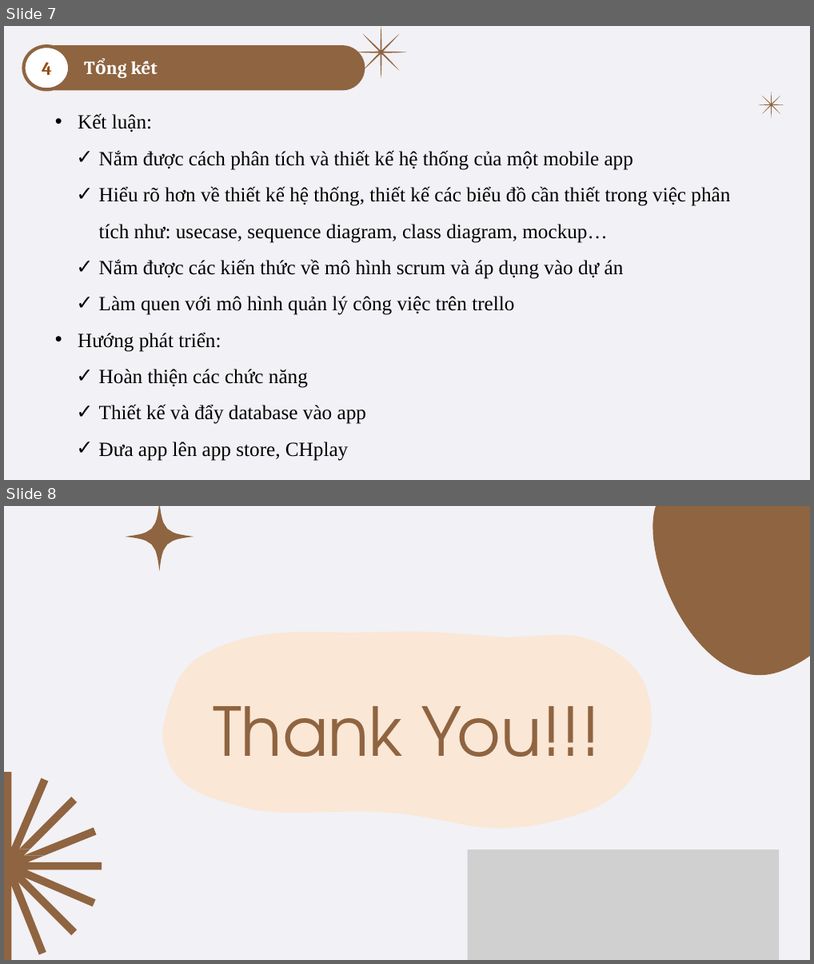
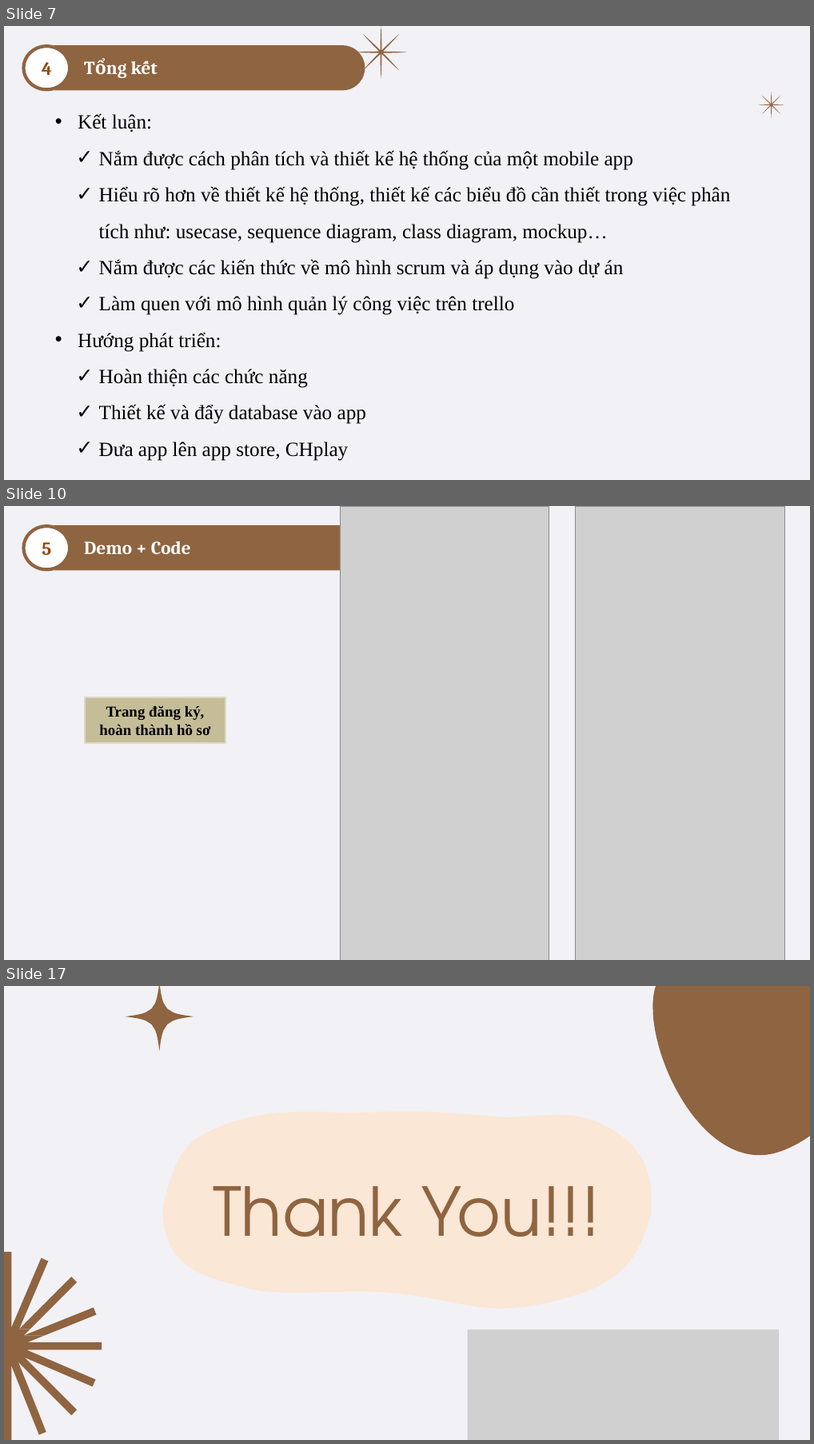
Before and after one commit to QuyenNha/THLTUDDN, a slide deck: Final_Nhom4_BaoCao3_45K14.pptx. Shown one above the other, each under a label of ours: slides 7 and 8 before the commit, slides 7, 10 and 17 after it; the slides between them are not shown. The pictures are 814x964 and 814x1444 pixels, drawn with LibreOffice and Linux fonts; fonts in the diff are those of the drawing; grey boxes stand for pictures. Boxes give left, top, right and bottom in pixels: in the first picture for what was removed or moved away, otherwise in the second. Text is boxed around its words. In the diff, an @@ line names an element or a change of style, - is before the commit and + after.

Commit message:
update slide

```diff
--- a/Final_Nhom4_BaoCao3_45K14.pptx
+++ b/Final_Nhom4_BaoCao3_45K14.pptx
@@ slide 10 added at [4, 506, 810, 960], background #FFFFFF; not listed: 1 template element that a slide beside it also shows @@
@@ ellipse added at [24, 526, 70, 569], fill #FFFFFF, outline #8F6440 4 pt @@
@@ round same rect added at [55, 526, 365, 569], fill #8F6440, outline #8F6440 2 pt @@
@@ picture added at [340, 506, 549, 960] @@
@@ freeform shape added at [355, 506, 407, 558], fill #8F6440 @@
@@ picture added at [576, 506, 785, 960] @@
@@ text added at [42, 542, 51, 555], 22 pt, text #984807, bold @@
+5
@@ rectangle added at [78, 533, 346, 562], fill #8F6440, outline #8F6440 0.75 pt, 22 pt, text #FFFFFF, bold @@
+Demo + Code
@@ freeform shape added at [758, 572, 785, 598], fill #8F6440 @@
@@ rectangle added at [85, 698, 226, 743], fill #C4BD97, outline #DDD9C3 2 pt, 18 pt, text #000000, bold @@
+Trang đăng ký, hoàn thành hồ sơ
@@ what was slide 8 is now slide 17 @@
```
Also in this commit, not shown: 8 other slides added.
